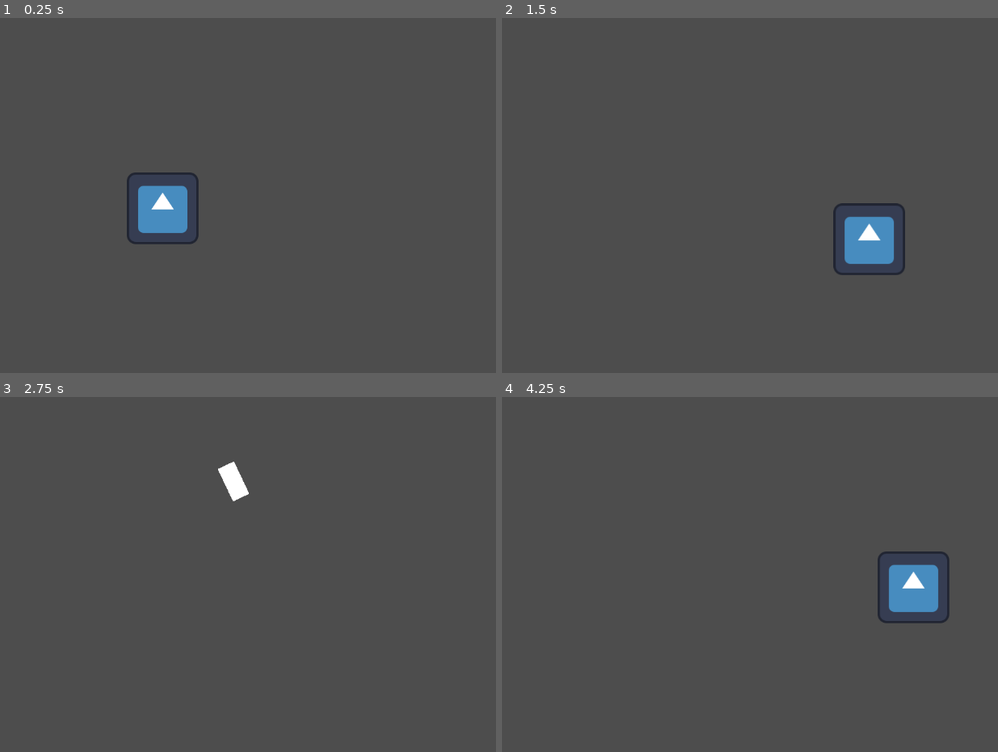
Above: before the commit, frames 1-4 (two rows, left to right).
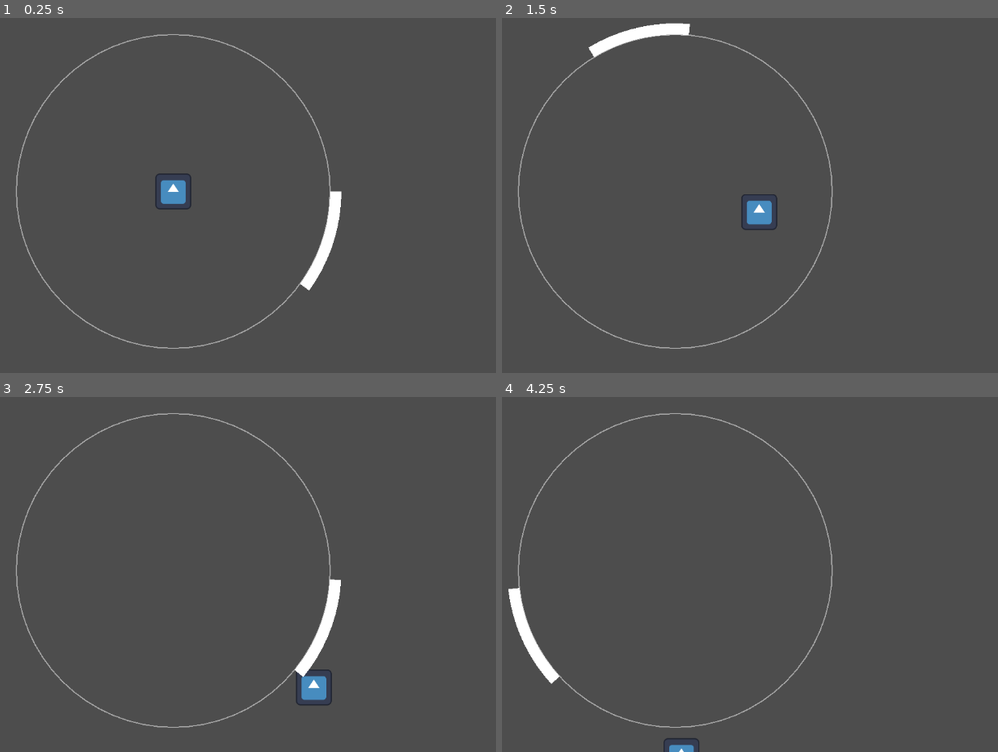
Above: after the commit, the same moments.

Repository: solirides/amazing-game
Game: Godot game, scene res://scenes/world.tscn
The game is run twice, just before and just after one commit, with the same random seed, the same clock (stepped at 60 frames per second) and the same inputs. The engine's default icon, where the game draws it, is replaced by a stand-in: a white triangle on a blue panel in a dark square.
Inputs (mouse positions are in pixels of both pictures, inside the frame that each line leads up to):
- Up to frame 1 (0.25 s): no input
- Up to frame 2 (1.5 s): tap Enter at 0.5 s; move the mouse to (819, 174) at 0.52 s; hold Right (ui_right) 0.53-1.28 s; hold J (wall_ccw, bound only after the commit) 0.53-1.28 s; tap L (wall_cw, bound only after the commit) at 0.8, 1.35 s; move the mouse to (546, 209) at 1.27 s; hold Down (ui_down) from 1.28 s (still down)
- Up to frame 3 (2.75 s): tap J (wall_ccw, bound only after the commit) at 1.55 s; move the mouse to (238, 489) at 2.02 s; release Down (ui_down) at 2.03 s; hold Right (ui_right) from 2.03 s (still down); hold L (wall_cw, bound only after the commit) from 2.03 s (still down); click (238, 489) at 2.1 s
- Up to frame 4 (4.25 s): move the mouse to (640, 641) at 2.77 s; release Right (ui_right) at 2.78 s; release L (wall_cw, bound only after the commit) at 2.78 s; hold Up (ui_up) 2.78-3.53 s; tap J (wall_ccw, bound only after the commit) at 2.85 s; tap Space at 3.5 s; move the mouse to (869, 624) at 3.52 s; hold Left (ui_left) from 3.53 s (still down); hold L (wall_cw, bound only after the commit) from 3.53 s (still down)

The runs differ from the first frame. In frame 1, 3.0% of the frame differs, in the area x 3-69%, y 4-94%; in frame 2, 3.6%, in the area x 3-82%, y 1-94%; in frame 3, 2.3%; in frame 4, 3.3%.

Commit message:
game
one of the games of all time

Diff:
--- a/amazing-game/modules/bullet/bullet.tscn
+++ b/amazing-game/modules/bullet/bullet.tscn
@@ -2,9 +2,19 @@
 
 [ext_resource type="Script" uid="uid://yscqvag6rypt" path="res://modules/bullet/bullet.gd" id="1_iua24"]
 
-[node name="Bullet" type="RigidBody2D" unique_id=1108871860]
+[sub_resource type="RectangleShape2D" id="RectangleShape2D_iua24"]
+size = Vector2(40, 16)
+
+[node name="Bullet" type="RigidBody2D" unique_id=1108871860 groups=["bullet"]]
+collision_layer = 4
+collision_mask = 2
 gravity_scale = 0.0
 script = ExtResource("1_iua24")
 
 [node name="Polygon2D" type="Polygon2D" parent="." unique_id=1947783675]
-polygon = PackedVector2Array(-32, -16, -32, 16, 32, 16, 32, -16)
+color = Color(1, 0.802, 0.33999997, 1)
+polygon = PackedVector2Array(-16, -8, -16, 8, 24, 8, 24, -8)
+
+[node name="CollisionShape2D" type="CollisionShape2D" parent="." unique_id=1026906252]
+position = Vector2(4, 0)
+shape = SubResource("RectangleShape2D_iua24")
--- a/amazing-game/modules/player/player.gd
+++ b/amazing-game/modules/player/player.gd
@@ -18,7 +18,7 @@
 	var vector = Input.get_vector("ui_left","ui_right","ui_up","ui_down")
 	vector.normalized()
 
-	linear_velocity += vector * speed
+	linear_velocity = vector * speed
 
 	# note: "left_mouse" is an input set in Project>Project settings>Input map
 	if Input.is_action_just_pressed("left_mouse"):
--- a/amazing-game/modules/player/player.tscn
+++ b/amazing-game/modules/player/player.tscn
@@ -3,10 +3,19 @@
 [ext_resource type="Script" uid="uid://cepiugbyu600a" path="res://modules/player/player.gd" id="1_fhf1h"]
 [ext_resource type="Texture2D" uid="uid://wr8lqm38ij8g" path="res://icon.svg" id="2_a5pop"]
 
+[sub_resource type="RectangleShape2D" id="RectangleShape2D_qgxqk"]
+size = Vector2(64, 64)
+
 [node name="Player" type="RigidBody2D" unique_id=325968683]
+collision_mask = 3
 gravity_scale = 0.0
-linear_damp = 10.0
+lock_rotation = true
 script = ExtResource("1_fhf1h")
+speed = 200
 
 [node name="Sprite2D" type="Sprite2D" parent="." unique_id=1700158568]
+scale = Vector2(0.5, 0.5)
 texture = ExtResource("2_a5pop")
+
+[node name="CollisionShape2D" type="CollisionShape2D" parent="." unique_id=1586235502]
+shape = SubResource("RectangleShape2D_qgxqk")
--- /dev/null
+++ b/amazing-game/modules/wall/wall.gd
@@ -0,0 +1,40 @@
+extends RigidBody2D
+
+var theta = 0
+@export var speed:float = 16
+@export var radius:float = 300
+@export var inner_radius:float = 280
+
+func _ready() -> void:
+	var polygon = create_polygon()
+	$Polygon2D.polygon = polygon
+	$CollisionPolygon2D.polygon = polygon
+
+
+
+func create_polygon():
+	var points = []
+	var res = 10
+	var angle = 0.7
+	for i in range(res):
+		points.append(Vector2(1,0).rotated(angle / float(res) * i) * radius)
+	for i in range(res):
+		points.append(Vector2(1,0).rotated(angle / float(res) * (res - i - 1)) * inner_radius)
+	return PackedVector2Array(points)
+
+
+func _physics_process(delta: float) -> void:
+
+	if Input.is_action_pressed("wall_ccw"):
+		theta -= speed / inner_radius
+	if Input.is_action_pressed("wall_cw"):
+		theta += speed / inner_radius
+
+	self.rotation = theta
+	#self.global_position = Vector2(1,0).rotated(theta)
+
+
+func _on_body_entered(body: Node) -> void:
+	print("collision")
+	if body.is_in_group("bullet"):
+		body.queue_free()
--- /dev/null
+++ b/amazing-game/modules/wall/wall.tscn
@@ -0,0 +1,24 @@
+[gd_scene format=3 uid="uid://dyy8y5xftvvi3"]
+
+[ext_resource type="Script" uid="uid://b04shiiclxmgo" path="res://modules/wall/wall.gd" id="1_mgm2i"]
+[ext_resource type="Texture2D" uid="uid://wr8lqm38ij8g" path="res://icon.svg" id="2_gcmdx"]
+
+[node name="Wall" type="RigidBody2D" unique_id=1220276422]
+collision_layer = 2
+collision_mask = 7
+gravity_scale = 0.0
+freeze = true
+freeze_mode = 1
+contact_monitor = true
+max_contacts_reported = 5
+script = ExtResource("1_mgm2i")
+
+[node name="Sprite2D" type="Sprite2D" parent="." unique_id=45151107]
+visible = false
+texture = ExtResource("2_gcmdx")
+
+[node name="Polygon2D" type="Polygon2D" parent="." unique_id=505005700]
+
+[node name="CollisionPolygon2D" type="CollisionPolygon2D" parent="." unique_id=790185396]
+
+[connection signal="body_entered" from="." to="." method="_on_body_entered"]
--- a/amazing-game/project.godot
+++ b/amazing-game/project.godot
@@ -14,6 +14,10 @@
 run/main_scene="uid://dqj8oypchmnag"
 config/features=PackedStringArray("4.6", "Forward Plus")
 config/icon="res://icon.svg"
+
+[global_group]
+
+bullet=""
 
 [input]
 
@@ -59,6 +63,22 @@
 "events": [Object(InputEventMouseButton,"resource_local_to_scene":false,"resource_name":"","device":-1,"window_id":0,"a …(257 unchanged characters)…
 ]
 }
+wall_ccw={
+"deadzone": 0.2,
+"events": [Object(InputEventKey,"resource_local_to_scene":false,"resource_name":"","device":-1,"window_id":0,"alt_pressed":false,"shift_pressed":false,"ctrl_pressed":false,"meta_pressed":false,"pressed":false,"keycode":0,"physical_keycode":74,"key_label":0,"unicode":106,"location":0,"echo":false,"script":null)
+]
+}
+wall_cw={
+"deadzone": 0.2,
+"events": [Object(InputEventKey,"resource_local_to_scene":false,"resource_name":"","device":-1,"window_id":0,"alt_pressed":false,"shift_pressed":false,"ctrl_pressed":false,"meta_pressed":false,"pressed":false,"keycode":0,"physical_keycode":76,"key_label":0,"unicode":108,"location":0,"echo":false,"script":null)
+]
+}
+
+[layer_names]
+
+2d_physics/layer_1="player"
+2d_physics/layer_2="wall"
+2d_physics/layer_3="bullet"
 
 [physics]
 
--- /dev/null
+++ b/amazing-game/scenes/circle.gd
@@ -0,0 +1,13 @@
+extends Node2D
+
+@export var width = 2
+@export var radius = 280
+
+
+
+func _process(delta: float) -> void:
+	queue_redraw()
+
+func _draw() -> void:
+
+	draw_circle(Vector2(0,0), radius, Color(1,1,1,0.5), false, width)
--- a/amazing-game/scenes/world.tscn
+++ b/amazing-game/scenes/world.tscn
@@ -1,8 +1,16 @@
 [gd_scene format=3 uid="uid://dqj8oypchmnag"]
 
 [ext_resource type="PackedScene" uid="uid://b65jgvaki42my" path="res://modules/player/player.tscn" id="1_nnsk1"]
+[ext_resource type="PackedScene" uid="uid://dyy8y5xftvvi3" path="res://modules/wall/wall.tscn" id="2_rwgxs"]
+[ext_resource type="Script" uid="uid://bmt4rrbbbby3w" path="res://scenes/circle.gd" id="3_4wyf3"]
 
 [node name="World" type="Node2D" unique_id=345513547]
 
+[node name="Camera2D" type="Camera2D" parent="." unique_id=1396958463]
+
 [node name="Player" parent="." unique_id=325968683 instance=ExtResource("1_nnsk1")]
-position = Vector2(557, 354)
+
+[node name="Wall" parent="." unique_id=858099970 instance=ExtResource("2_rwgxs")]
+
+[node name="Circle" type="Node2D" parent="." unique_id=2028538421]
+script = ExtResource("3_4wyf3")
Not shown, added: amazing-game/modules/wall/wall.gd.uid
Not shown, added: amazing-game/scenes/circle.gd.uid
